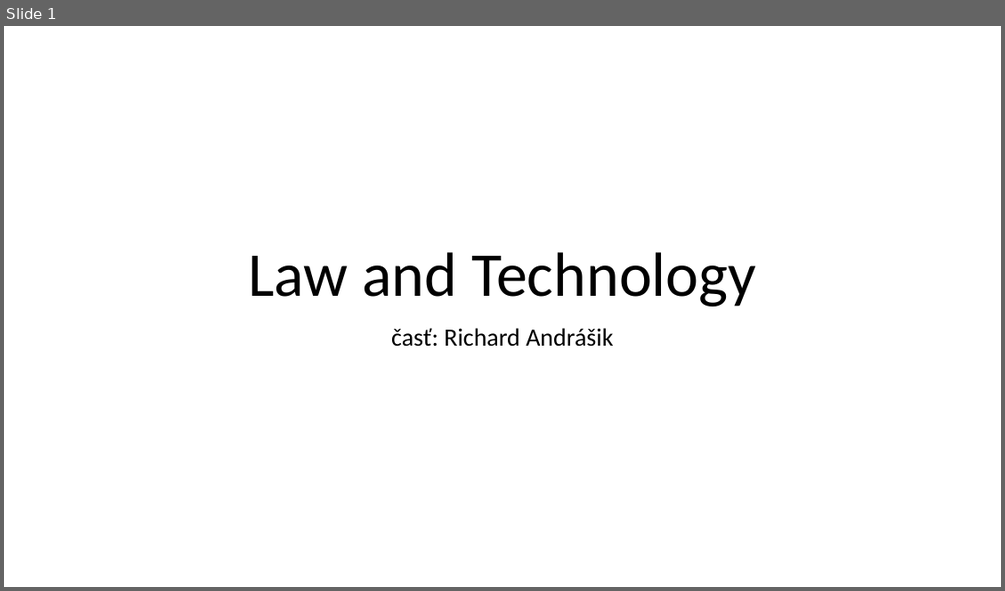
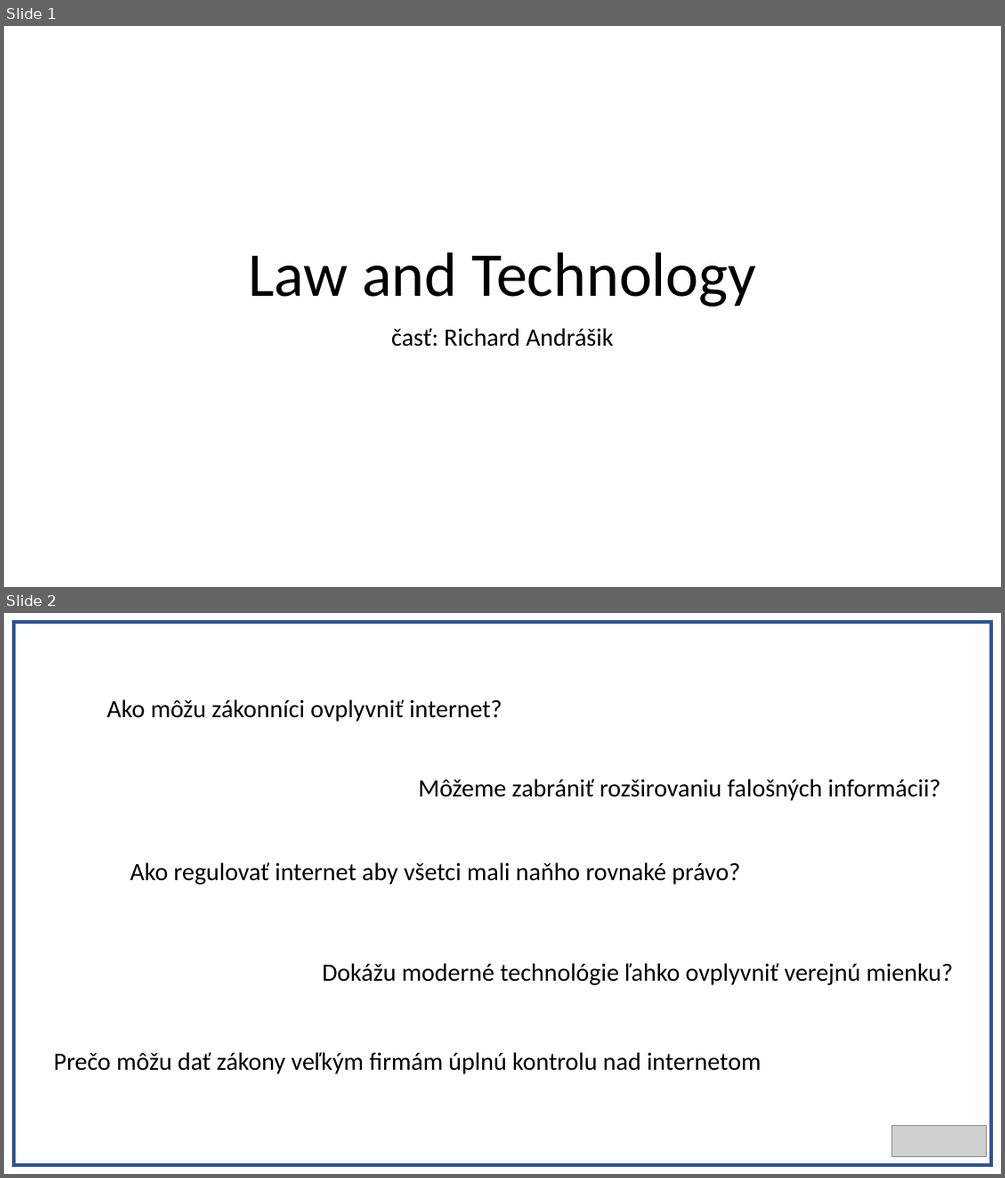
Before and after one commit to Realrio13/projekt, a slide deck: PrezentaciaRiso.pptx. Shown one above the other, each under a label of ours: slide 1 before the commit, slides 1 and 2 after it. The pictures are 1005x591 and 1005x1178 pixels, drawn with LibreOffice and Linux fonts; fonts in the diff are those of the drawing; grey boxes stand for pictures. Boxes give left, top, right and bottom in pixels: in the first picture for what was removed or moved away, otherwise in the second. Text is boxed around its words. In the diff, an @@ line names an element or a change of style, - is before the commit and + after.

```diff
--- a/PrezentaciaRiso.pptx
+++ b/PrezentaciaRiso.pptx
@@ slide 2 added at (x1=4, y1=613, x2=1001, y2=1174), background #FFFFFF @@
@@ rectangle added at (x1=14, y1=622, x2=991, y2=1165), fill #FFFFFF, outline #2F5597 3 pt @@
@@ text added at (x1=107, y1=699, x2=502, y2=722), 24 pt, text #000000 @@
+Ako môžu zákonníci ovplyvniť internet?
@@ text added at (x1=418, y1=779, x2=941, y2=801), 24 pt, text #000000 @@
+Môžeme zabrániť rozširovaniu falošných informácii?
@@ text added at (x1=130, y1=862, x2=740, y2=884), 24 pt, text #000000 @@
+Ako regulovať internet aby všetci mali naňho rovnaké právo?
@@ text added at (x1=322, y1=963, x2=953, y2=985), 24 pt, text #000000 @@
+Dokážu moderné technológie ľahko ovplyvniť verejnú mienku?
@@ text added at (x1=54, y1=1052, x2=760, y2=1074), 24 pt, text #000000 @@
+Prečo môžu dať zákony veľkým firmám úplnú kontrolu nad internetom
@@ picture added at (x1=892, y1=1126, x2=987, y2=1156) @@
```
Also in this commit, not shown: 3 slides changed, 5 other slides added, 1 slide removed.
